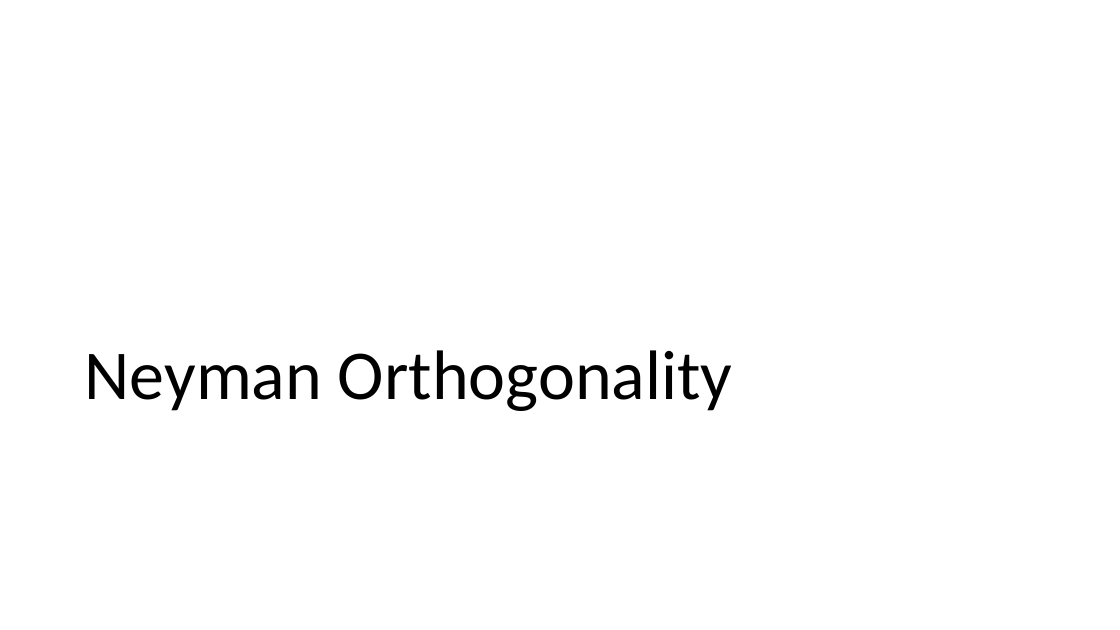
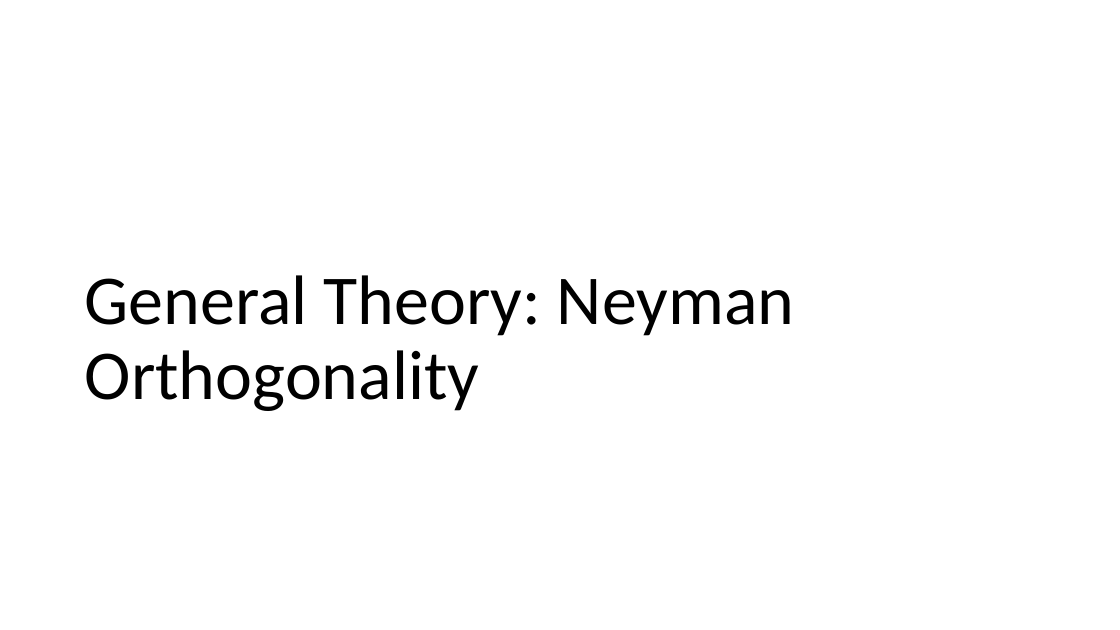
Before and after one commit to stanford-msande228/winter25, a slide deck: slide 33 of assets/presentations/MSANDE228_Lecture13_Inference_with_Modern_NonLinear_Methods.pptx (slide 32 before the commit). Drawn at 1120x630 pixels with LibreOffice and Linux fonts; fonts in the diff are those of the drawing. Boxes give left, top, right and bottom in pixels: in the first picture for what was removed or moved away, otherwise in the second. Text is boxed around its words. In the diff, an @@ line names an element or a change of style, - is before the commit and + after.

Commit message:
LEcture 14

```diff
--- a/assets/presentations/MSANDE228_Lecture13_Inference_with_Modern_NonLinear_Methods.pptx
+++ b/assets/presentations/MSANDE228_Lecture13_Inference_with_Modern_NonLinear_Methods.pptx
@@ title at [85, 275, 794, 411]: text changed @@
-Neyman Orthogonality
+General Theory: Neyman Orthogonality
```
Also in this commit, not shown: 1 slide added, 1 other file.
